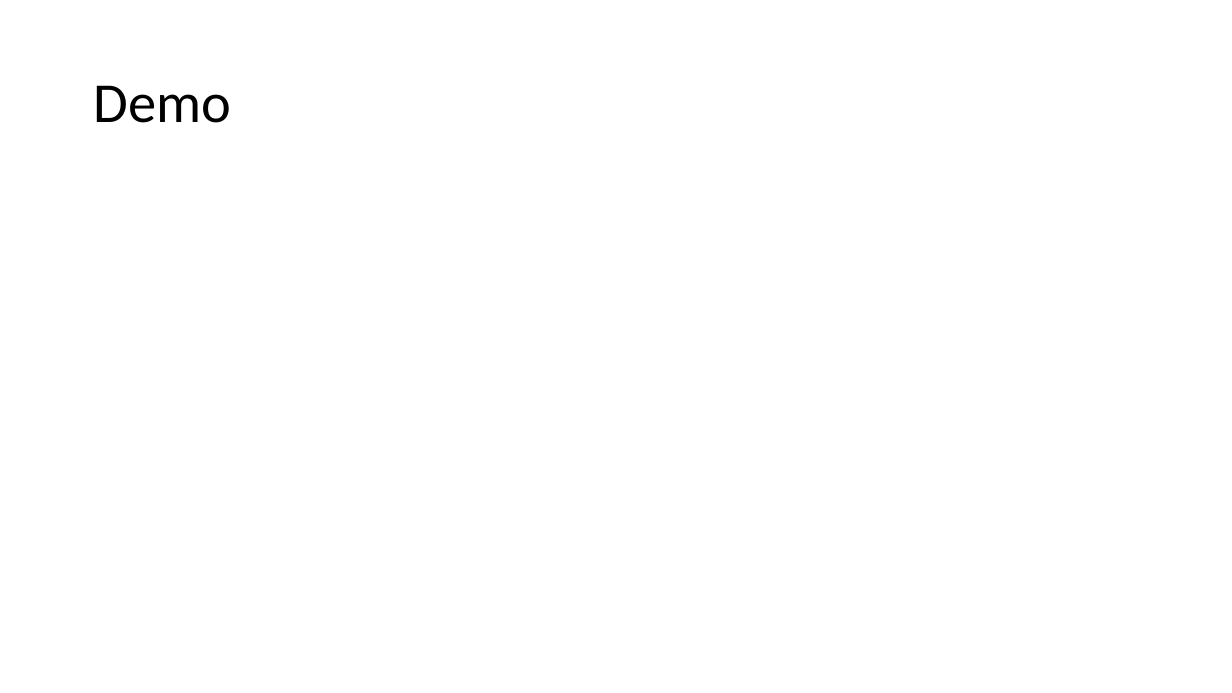
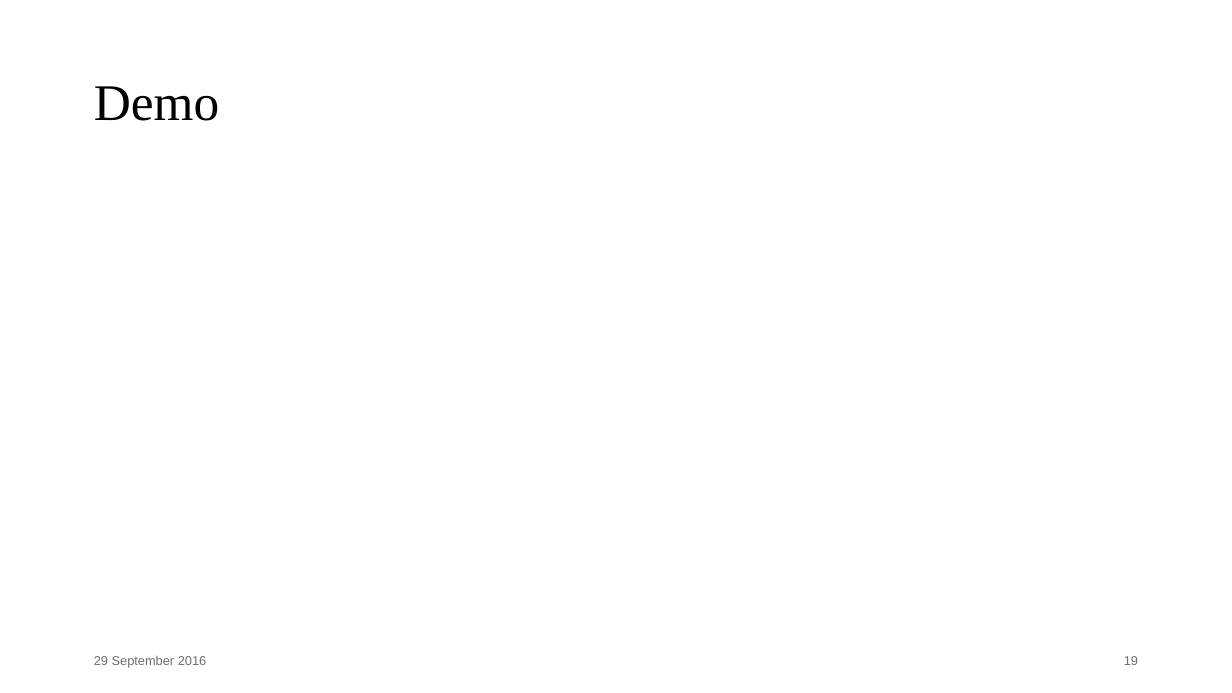
Before and after one commit to Aimenel/MT, a slide deck: slide 19 of presentations/Final Presentation/Final.pptx. Drawn at 1232x693 pixels with LibreOffice and Linux fonts; fonts in the diff are those of the drawing. Boxes give left, top, right and bottom in pixels: in the first picture for what was removed or moved away, otherwise in the second. Text is boxed around its words. In the diff, an @@ line names an element or a change of style, - is before the commit and + after.

```diff
--- a/presentations/Final Presentation/Final.pptx
+++ b/presentations/Final Presentation/Final.pptx
@@ title "Demo" at [94,86,219,121]: size 44 to 40 pt, font Calibri to Times New Roman @@
@@ text added at [94,656,207,668], 10 pt, text #6F6F6E @@
+29 September 2016
@@ page number added at [1124,656,1138,665], 10 pt, text #6F6F6E @@
+19
```
Also in this commit, not shown: 21 other slides changed, 1 other file.
